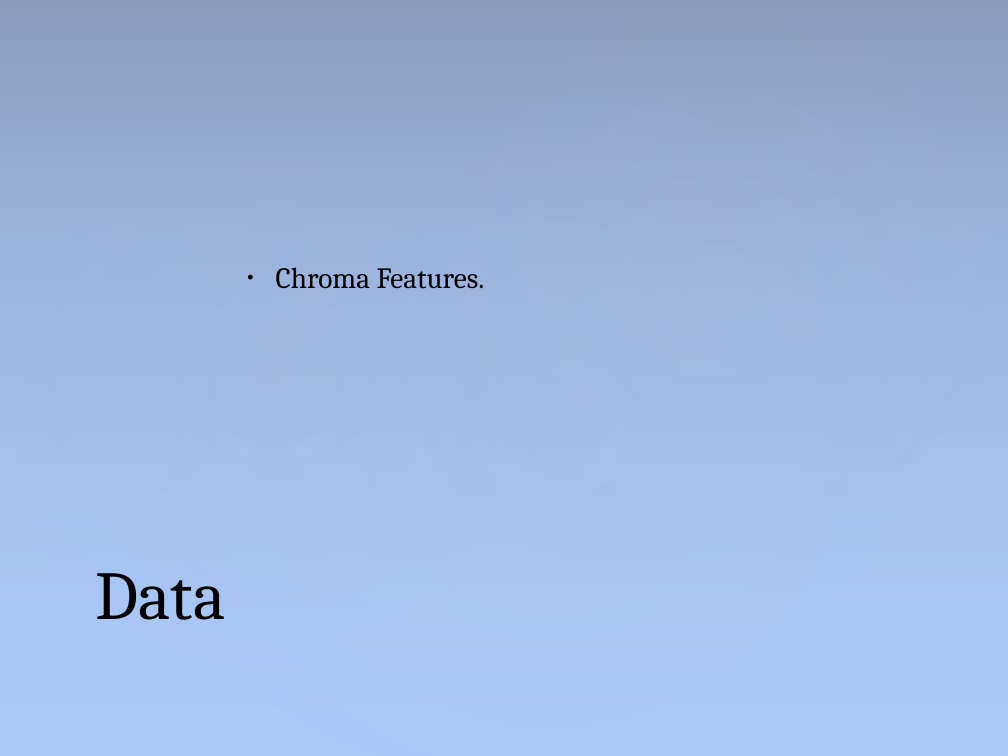
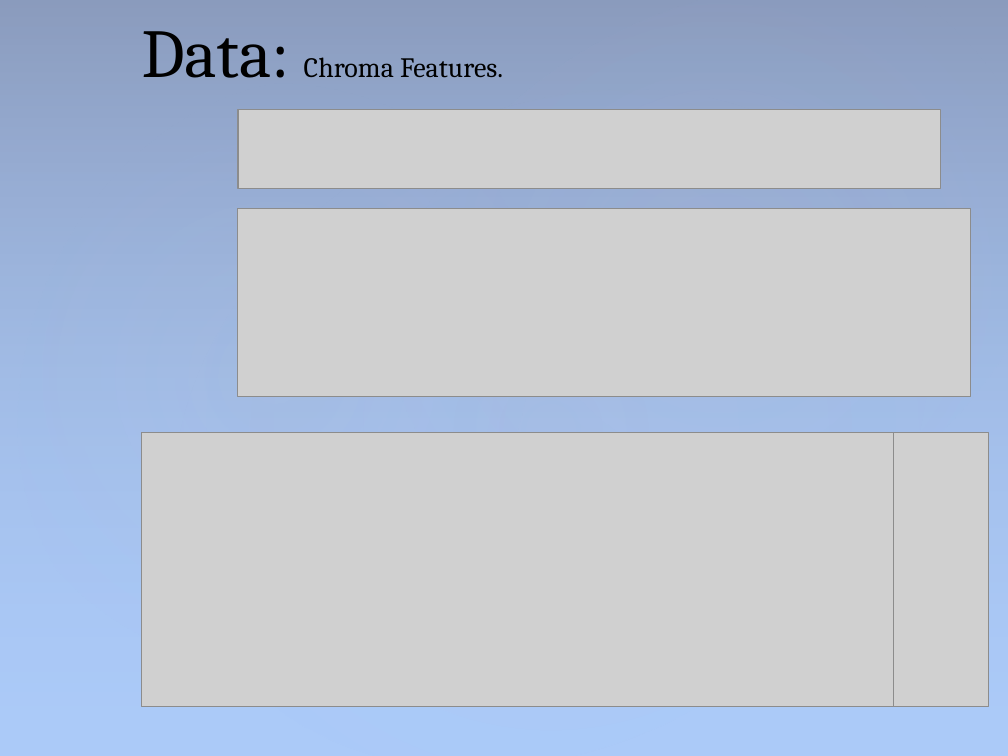
Before and after one commit to sam-lev/Classifications-Of-Songs-via-Homology-of-Chroma-Features, a slide deck: slide 6 of project/presentation/PresentationPowerPoint.pptx. Drawn at 1008x756 pixels with LibreOffice and Linux fonts; fonts in the diff are those of the drawing; grey boxes stand for pictures. Boxes give left, top, right and bottom in pixels: in the first picture for what was removed or moved away, otherwise in the second. Text is boxed around its words. In the diff, an @@ line names an element or a change of style, - is before the commit and + after.

Commit message:
added to presentation powerpoint

```diff
--- a/project/presentation/PresentationPowerPoint.pptx
+++ b/project/presentation/PresentationPowerPoint.pptx
@@ title at (142, 31, 503, 78): text changed; size 49 to 20 pt @@
-Data
+Data: Chroma Features.
@@ picture added at (238, 109, 940, 188) @@
@@ picture added at (238, 209, 970, 396) @@
@@ text removed at (276, 267, 485, 289) @@
-• Chroma Features.
@@ picture added at (141, 432, 893, 707) @@
@@ picture added at (893, 432, 988, 707) @@
```
Also in this commit, not shown: 4 other files.
